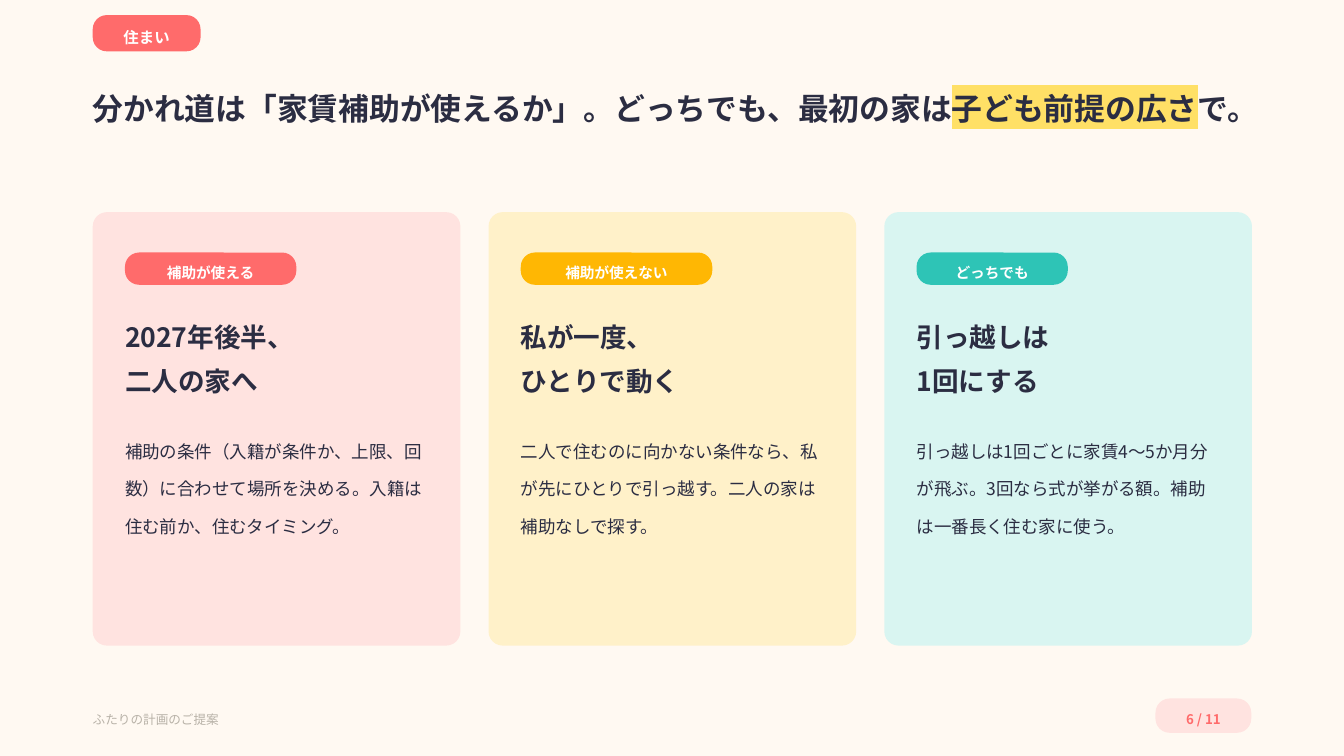
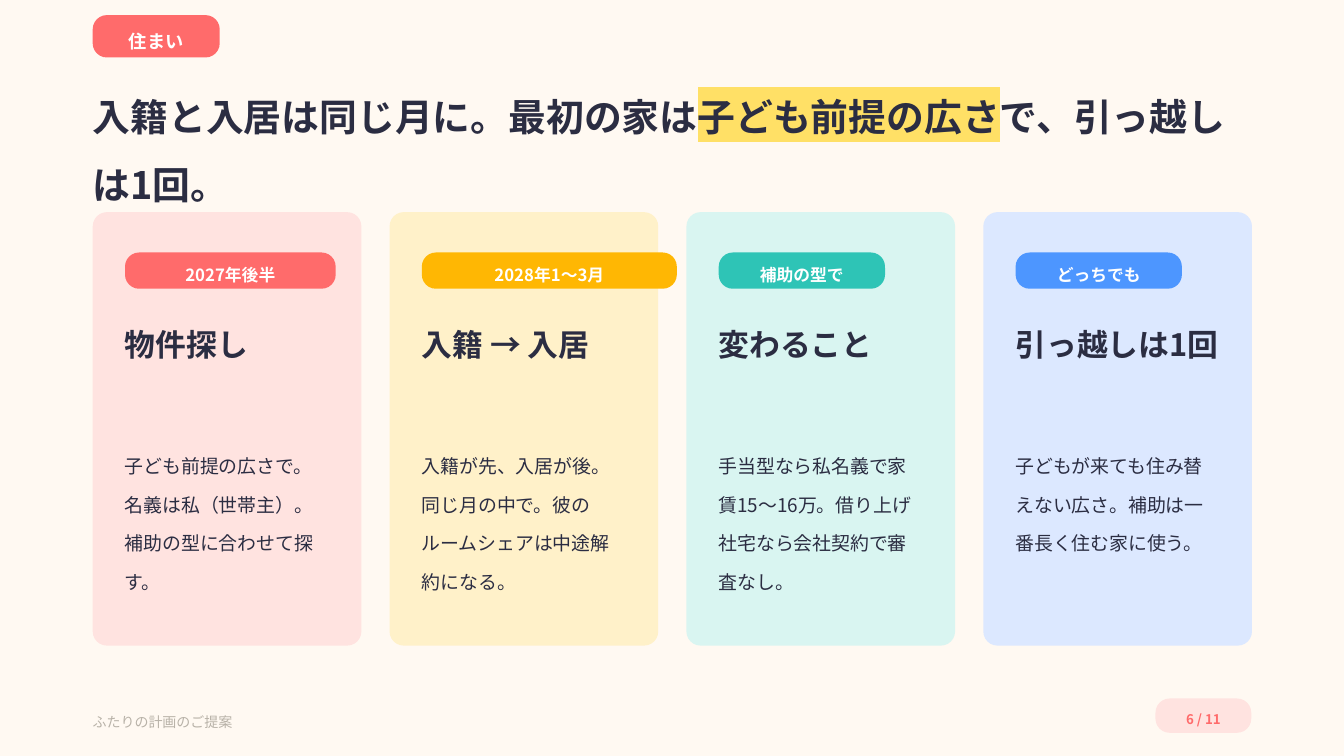
Before and after one commit to ayaka1933-glitch/portfolio, a slide deck: slide 6 of proposal/ふたりの計画のご提案.pptx. Drawn at 1344x756 pixels with LibreOffice and Linux fonts; fonts in the diff are those of the drawing. Boxes give left, top, right and bottom in pixels: in the first picture for what was removed or moved away, otherwise in the second. Text is boxed around its words. In the diff, an @@ line names an element or a change of style, - is before the commit and + after.

```diff
--- a/proposal/ふたりの計画のご提案.pptx
+++ b/proposal/ふたりの計画のご提案.pptx
@@ rounded rectangle "住まい": place and size @@
-rounded rectangle "住まい" at (93,15,201,51)
+rounded rectangle "住まい" at (93,15,220,57)
@@ rounded rectangle "住まい" at (93,15,220,57): size 11 to 13 pt; proportions changed @@
@@ text at (93,92,1226,203): text changed; size 22 to 27 pt @@
-分かれ道は「家賃補助が使えるか」。どっちでも、最初の家は子ども前提の広さで。
+入籍と入居は同じ月に。最初の家は子ども前提の広さで、引っ越しは1回。
@@ rounded rectangle: place and size @@
-rounded rectangle at (93,212,461,645)
+rounded rectangle at (93,212,362,645)
@@ rounded rectangle at (93,212,362,645): proportions changed @@
@@ rounded rectangle at (390,212,659,645): proportions changed @@
@@ rounded rectangle: place and size @@
-rounded rectangle at (489,212,857,645)
+rounded rectangle at (390,212,659,645)
@@ rounded rectangle added at (687,212,956,645), fill #D9F5F1 @@
@@ rounded rectangle: place and size @@
-rounded rectangle at (884,212,1252,645)
+rounded rectangle at (984,212,1253,645)
@@ rounded rectangle at (984,212,1253,645): fill #D9F5F1 to #DCE8FF; proportions changed @@
@@ rounded rectangle removed at (125,252,296,284) @@
-補助が使える
@@ rounded rectangle added at (125,252,336,288), fill #FF6B6B, 12 pt, text #FFFFFF, bold @@
+2027年後半
@@ rounded rectangle added at (421,252,677,288), fill #FFB703, 12 pt, text #FFFFFF, bold @@
+2028年1〜3月
@@ rounded rectangle removed at (521,252,713,284) @@
-補助が使えない
@@ rounded rectangle added at (719,252,885,288), fill #2EC4B6, 12 pt, text #FFFFFF, bold @@
+補助の型で
@@ rounded rectangle "どっちでも": place and size @@
-rounded rectangle "どっちでも" at (917,252,1068,284)
+rounded rectangle "どっちでも" at (1015,252,1182,288)
@@ rounded rectangle "どっちでも" at (1015,252,1182,288): size 10.5 to 12 pt; fill #2EC4B6 to #4D96FF; proportions changed @@
@@ text removed at (125,324,294,394) @@
-2027年後半、
-二人の家へ
@@ text removed at (521,324,679,394) @@
-私が一度、
-ひとりで動く
@@ text added at (125,330,248,359), 22 pt, text #2B2D42, bold @@
+物件探し
@@ text added at (422,330,590,359), 22 pt, text #2B2D42, bold @@
+入籍 → 入居
@@ text added at (719,330,873,359), 22 pt, text #2B2D42, bold @@
+変わること
@@ text at (1016,330,1219,359): text changed; size 19 to 22 pt @@
-引っ越しは
-1回にする
+引っ越しは1回
@@ text removed at (125,443,422,535) @@
-補助の条件（入籍が条件か、上限、回数）に合わせて場所を決める。入籍は住む前か、住むタイミング。
@@ text removed at (521,443,818,535) @@
-二人で住むのに向かない条件なら、私が先にひとりで引っ越す。二人の家は補助なしで探す。
@@ text added at (125,457,313,590), 13.5 pt, text #2B2D42 @@
+子ども前提の広さで。名義は私（世帯主）。補助の型に合わせて探す。
@@ text added at (422,457,610,591), 13.5 pt, text #2B2D42 @@
+入籍が先、入居が後。同じ月の中で。彼のルームシェアは中途解約になる。
@@ text added at (719,457,911,590), 13.5 pt, text #2B2D42 @@
+手当型なら私名義で家賃15〜16万。借り上げ社宅なら会社契約で審査なし。
@@ text at (1016,457,1204,552): text changed; size 12.5 to 13.5 pt @@
-引っ越しは1回ごとに家賃4〜5か月分が飛ぶ。3回なら式が挙がる額。補助は一番長く住む家に使う。
+子どもが来ても住み替えない広さ。補助は一番長く住む家に使う。
@@ text "ふたりの計画のご提案" at (93,715,233,728): size 9 to 10 pt @@
```
Also in this commit, not shown: 8 other slides changed, 4 other files.
